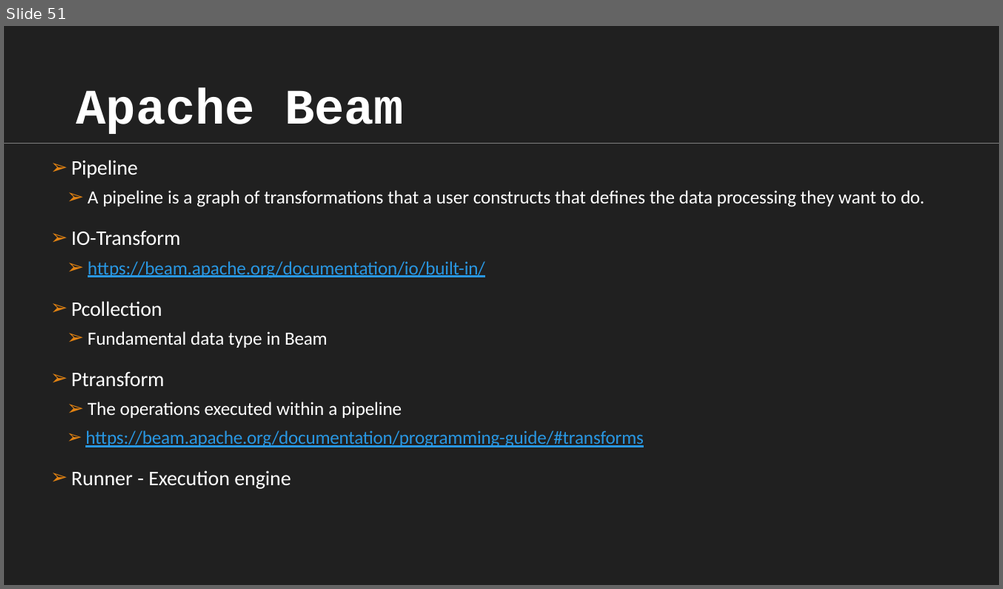
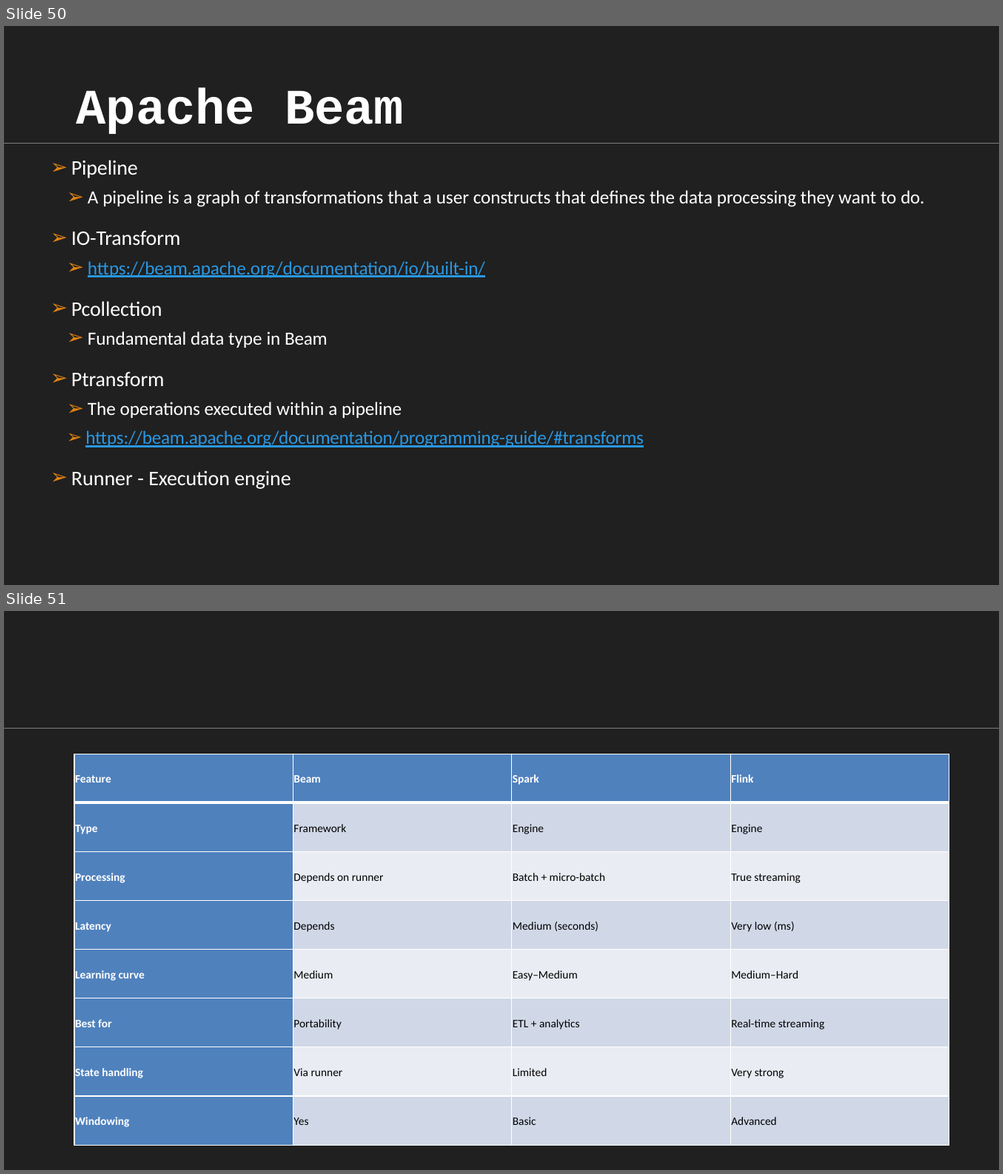
Before and after one commit to vikash-verma-profile/DE-Sig-March-2026, a slide deck: Week-2/Day-3/GCP-Cut-SHort.pptx. Shown one above the other, each under a label of ours: slide 51 before the commit, slides 50 and 51 after it. The pictures are 1003x589 and 1003x1174 pixels, drawn with LibreOffice and Linux fonts; fonts in the diff are those of the drawing; background and template pictures are left out. Boxes give left, top, right and bottom in pixels: in the first picture for what was removed or moved away, otherwise in the second. Text is boxed around its words. In the diff, an @@ line names an element or a change of style, - is before the commit and + after.

```diff
--- a/Week-2/Day-3/GCP-Cut-SHort.pptx
+++ b/Week-2/Day-3/GCP-Cut-SHort.pptx
@@ slide 51 added at <box>4,611,999,1170</box>, background #FFFFFF; not listed: 2 template elements that a slide beside it also shows @@
@@ table added at <box>74,755,948,1146</box>, 8 rows, 4 columns @@
+Feature | Beam | Spark | Flink
+Type | Framework | Engine | Engine
+Processing | Depends on runner | Batch + micro-batch | True streaming
+Latency | Depends | Medium (seconds) | Very low (ms)
+Learning curve | Medium | Easy–Medium | Medium–Hard
+Best for | Portability | ETL + analytics | Real-time streaming
+State handling | Via runner | Limited | Very strong
+Windowing | Yes | Basic | Advanced
@@ what was slide 51 is now slide 50 @@
```
Also in this commit, not shown: 1 slide removed, 11 other files.
